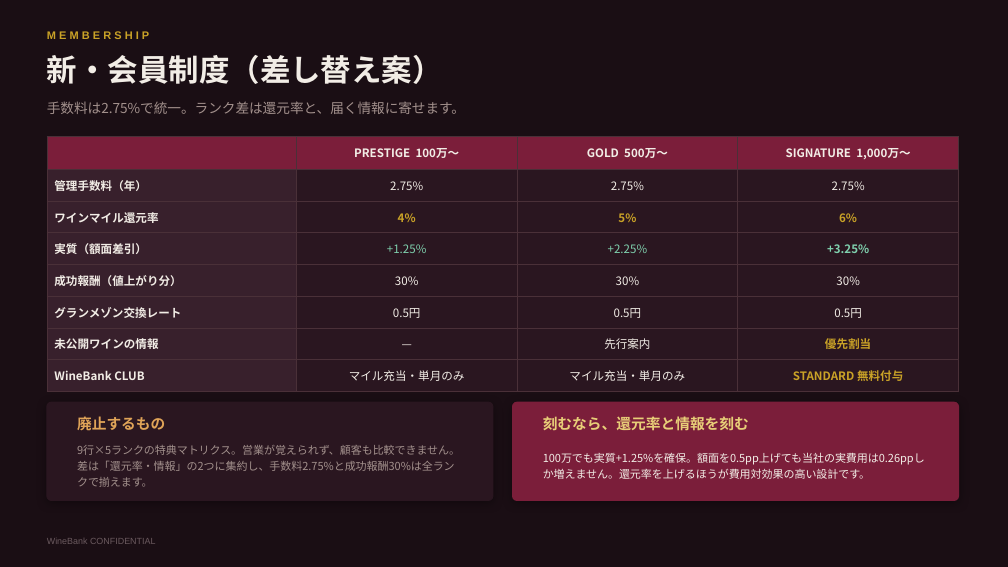
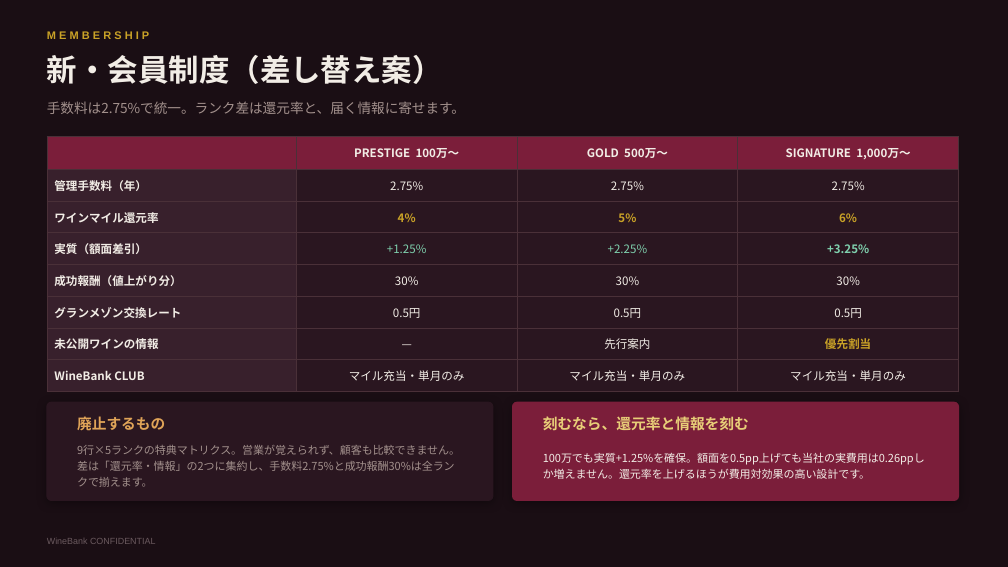
Before and after one commit to nakano-winebank/wine-auction, a slide deck: slide 19 of 提案資料/WineBank_ワインマイル経済圏構想.pptx. Drawn at 1008x567 pixels with LibreOffice and Linux fonts; fonts in the diff are those of the drawing. Boxes give left, top, right and bottom in pixels: in the first picture for what was removed or moved away, otherwise in the second. Text is boxed around its words. In the diff, an @@ line names an element or a change of style, - is before the commit and + after.

```diff
--- a/提案資料/WineBank_ワインマイル経済圏構想.pptx
+++ b/提案資料/WineBank_ワインマイル経済圏構想.pptx
@@ table at [47,136,959,385] @@
-row 8, column 4: STANDARD 無料付与
+row 8, column 4: マイル充当・単月のみ
```
Also in this commit, not shown: 2 other slides changed, 4 other files.
